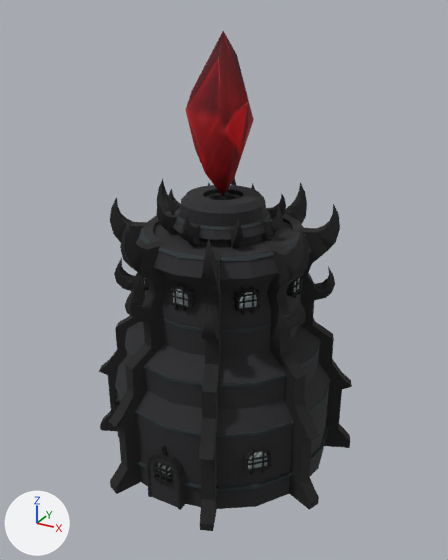
An edit to the FBX model Assets/Prefabs/dark/dark.FBX, drawn before and after from the same camera.
Camera for both pictures: a camera (50 mm lens) standing at (24.5, -44.4, 39.2) and looking at (0.4, -0.5, 17.3). The lights are fixed; the arrows at lower left show +X, +Y and +Z. Where no turn or scale is listed for an object, it has been applied to the vertices. Vertices at the same position are counted once.

Before the edit, the objects in view are built like this:
```python
me_mesh = bpy.data.meshes.new('Mesh')
me_mesh.from_pydata(...)  # 6671 vertices, 11832 faces; spans x -11.7..11.7, y -11.7..11.7, z -0.4..24.4
me_mesh.materials.append(mat_02___default)  # picture img_dark_d_png
me_mesh_001 = bpy.data.meshes.new('Mesh.001')
me_mesh_001.from_pydata(...)  # 464 vertices, 838 faces; spans x -5.62..5.62, y -5.62..5.62, z -1.47..1.47
me_mesh_001.materials.append(mat_02___default)  # picture img_dark_d_png
me_mesh_002 = bpy.data.meshes.new('Mesh.002')
me_mesh_002.from_pydata(...)  # 26 vertices, 48 faces; spans x -2.35..2.57, y -2.62..2.88, z -6.09..6.92
me_mesh_002.materials.append(mat_01___default)  # picture img_default_material_flattened_diffuse_tif
ob_christal001 = bpy.data.objects.new('Christal001', me_mesh_002)
ob_christal001.location = (-0.29, 0.0, 30.7)
ob_object044 = bpy.data.objects.new('Object044', me_mesh)
ob_object044.location = (0.0, 0.0, 0.49)
ob_object045 = bpy.data.objects.new('Object045', me_mesh_001)
ob_object045.location = (-0.07, 0.0, 23.18)
```
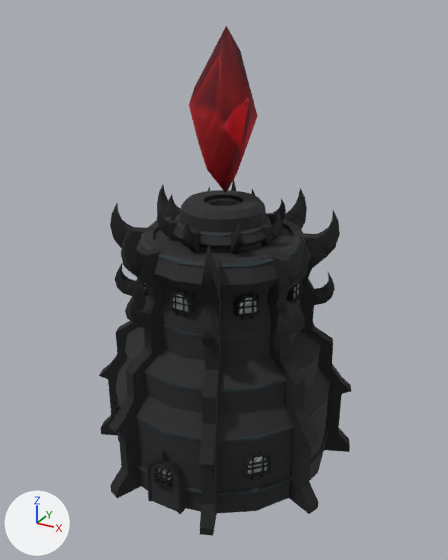
Where the newer file only moved an object's origin or applied its transform, the numbers keep the older frame.

Location of each change, [x1, y1, x2, y2] in pixels of the pictures (448 x 560 px):
```json
{"object": "Object044", "change": "moved", "before": [99, 178, 352, 531], "after": [99, 180, 351, 536]}
{"object": "Christal001", "change": "reshaped", "before": [186, 31, 254, 196], "after": [189, 26, 258, 193]}
{"object": "Object045", "change": "deleted", "before": [156, 183, 286, 248], "on screen": "black"}
```

Edits to the scene script, one JSON object a line:
```json
{"block": "me_mesh_002", "where": "# used by ob_christal001; location = (-0.29, 0.0, 30.7)"}
{"op": "remove", "block": "me_mesh_002", "code": "me_mesh_002.from_pydata(...)  # 26 vertices, 48 faces; spans x -2.35..2.57, y -2.62..2.88, z -6.09..6.92"}
{"op": "add", "block": "me_mesh_002", "code": "me_mesh_002.from_pydata(...)  # 26 vertices, 48 faces; spans x -2.23..2.81, y -2.58..2.77, z -5.74..7.27"}
{"block": "me_mesh_002", "change": "me_mesh_002 part 1: 26 of 26 vertices moved; they spanned x -2.35..2.57, y -2.62..2.88, z -6.09..6.92 and now span x -2.23..2.81, y -2.58..2.77, z -5.74..7.27; mean shift (0.28, -0.04, 0.35); largest move (0.67, 2.88, 0.32) -> (1.32, 2.77, 0.68)"}
{"op": "set", "path": "ob_object044.location", "old": "(0.0, 0.0, 0.49)", "new": "(0.0, 0.0, 0.0)"}
{"op": "remove", "block": "ob_object045", "code": ["ob_object045 = bpy.data.objects.new('Object045', me_mesh_001)", "ob_object045.location = (-0.07, 0.0, 23.18)"]}
```
